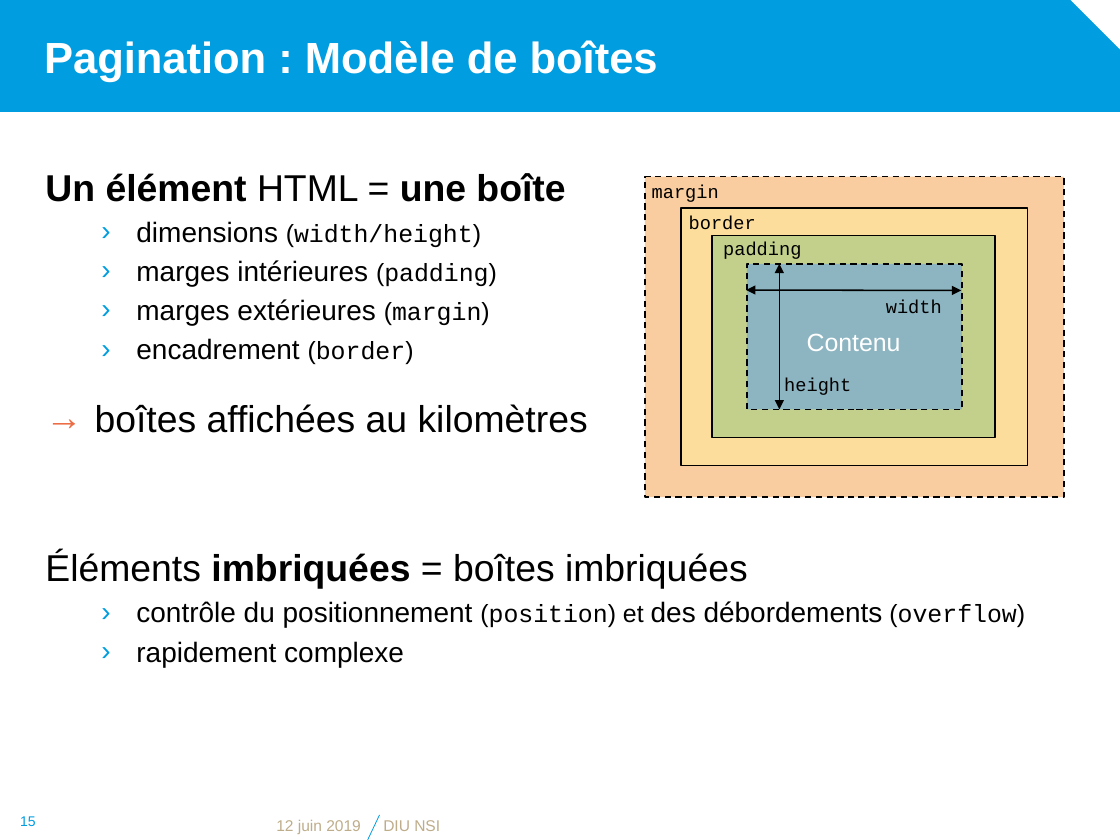
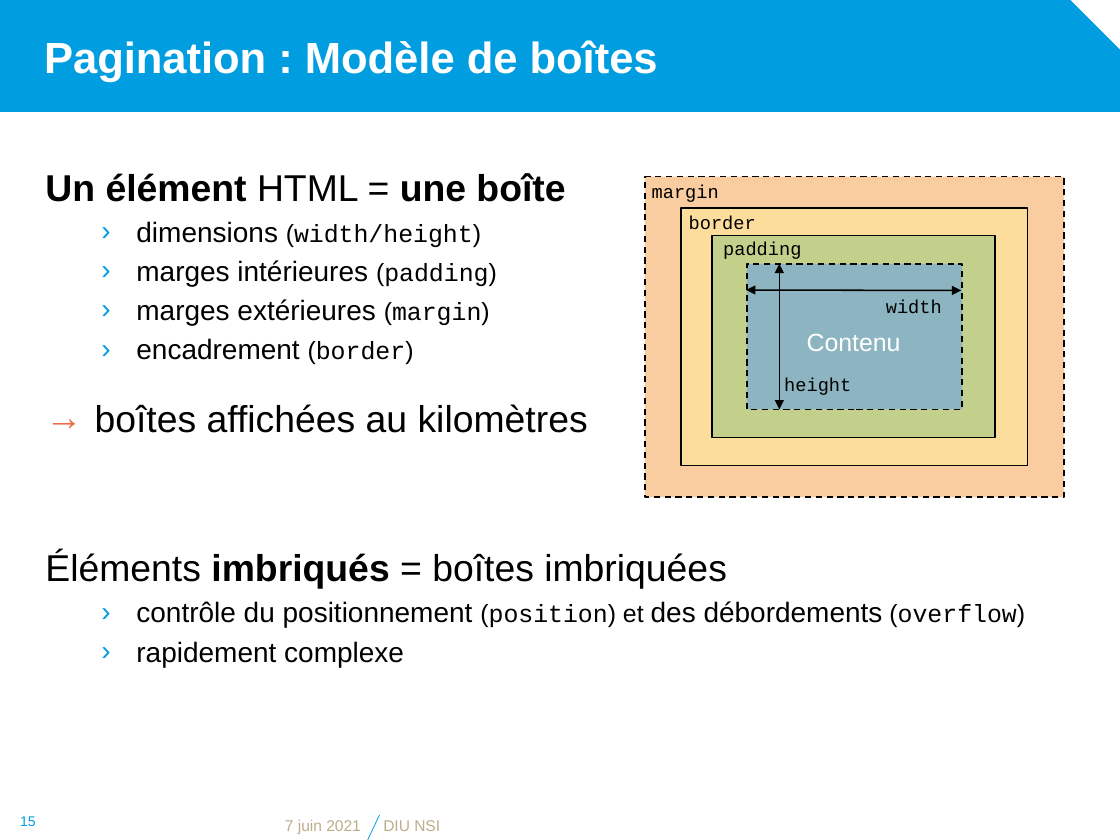
Before and after one commit to diu-uf-bordeaux/bloc1, a slide deck: slide 15 of web/3-CSS/css.pptx. Drawn at 1120x840 pixels with LibreOffice and Linux fonts; fonts in the diff are those of the drawing; background and template pictures are left out. Boxes give left, top, right and bottom in pixels: in the first picture for what was removed or moved away, otherwise in the second. Text is boxed around its words. In the diff, an @@ line names an element or a change of style, - is before the commit and + after.

```diff
--- a/web/3-CSS/css.pptx
+++ b/web/3-CSS/css.pptx
@@ text at (x1=45, y1=552, x2=727, y2=589): text changed @@
-Éléments imbriquées = boîtes imbriquées
+Éléments imbriqués = boîtes imbriquées
@@ text at (x1=285, y1=820, x2=361, y2=834): text changed @@
-12 juin 2019
+7 juin 2021
```
Also in this commit, not shown: 18 other slides changed, 12 other files.
